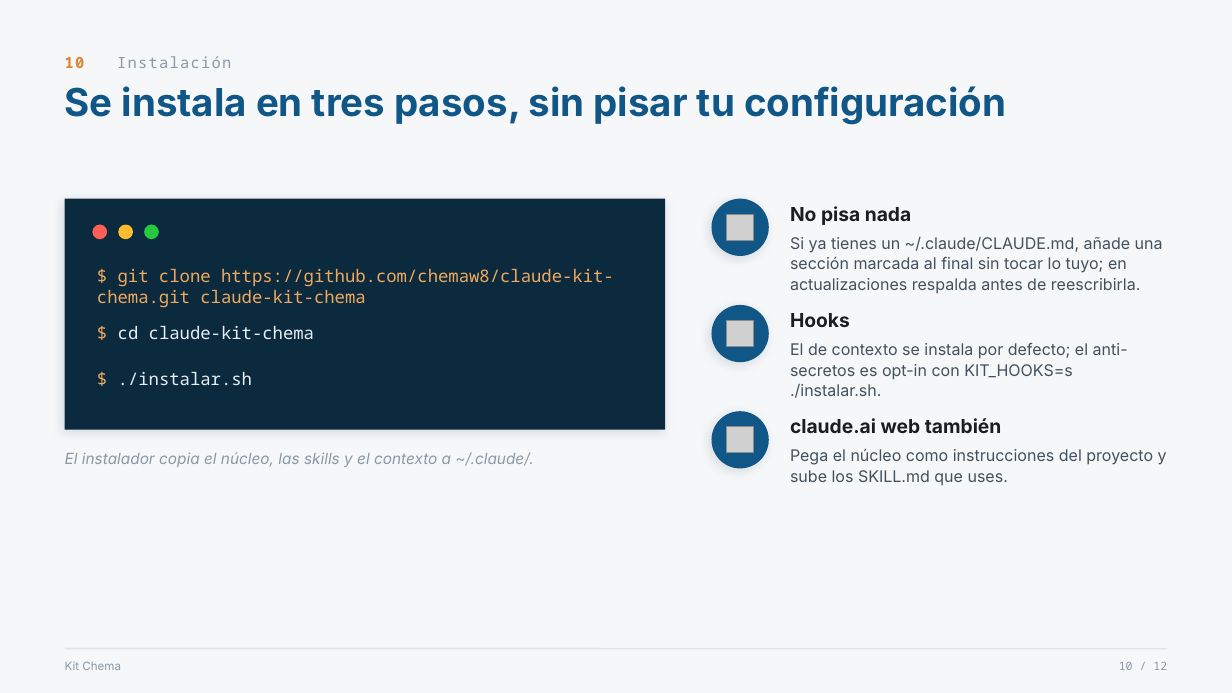
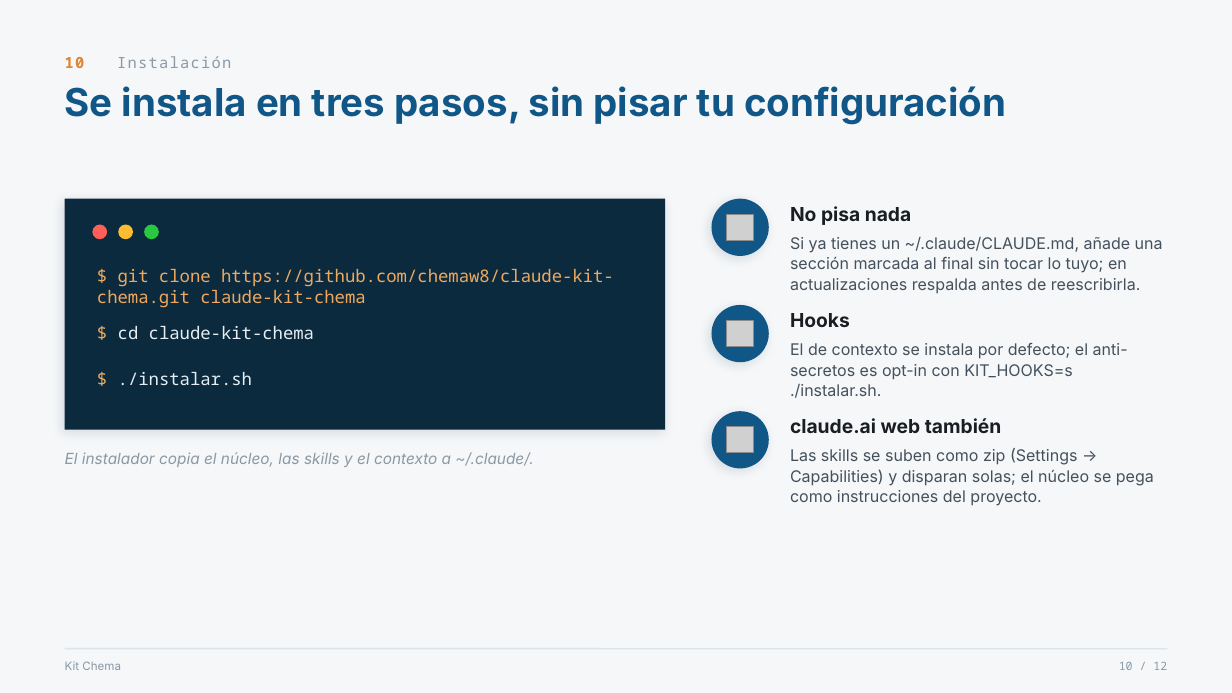
Before and after one commit to chemaw8/claude-kit-chema, a slide deck: slide 10 of presentacion/kit-chema.pptx. Drawn at 1232x693 pixels with LibreOffice and Linux fonts; fonts in the diff are those of the drawing; grey boxes stand for pictures. Boxes give left, top, right and bottom in pixels: in the first picture for what was removed or moved away, otherwise in the second. Text is boxed around its words. In the diff, an @@ line names an element or a change of style, - is before the commit and + after.

```diff
--- a/presentacion/kit-chema.pptx
+++ b/presentacion/kit-chema.pptx
@@ text at bbox=[790, 448, 1154, 506]: text changed @@
-Pega el núcleo como instrucciones del proyecto y sube los SKILL.md que uses.
+Las skills se suben como zip (Settings → Capabilities) y disparan solas; el núcleo se pega como instrucciones del proyecto.
```
Also in this commit, not shown: 1 other slide changed, 1 other file.
